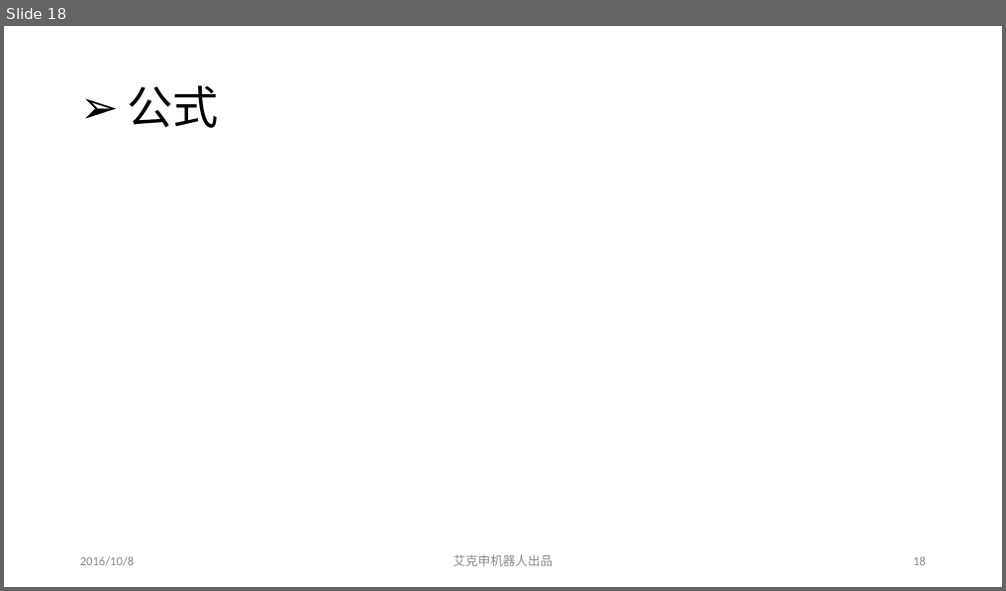
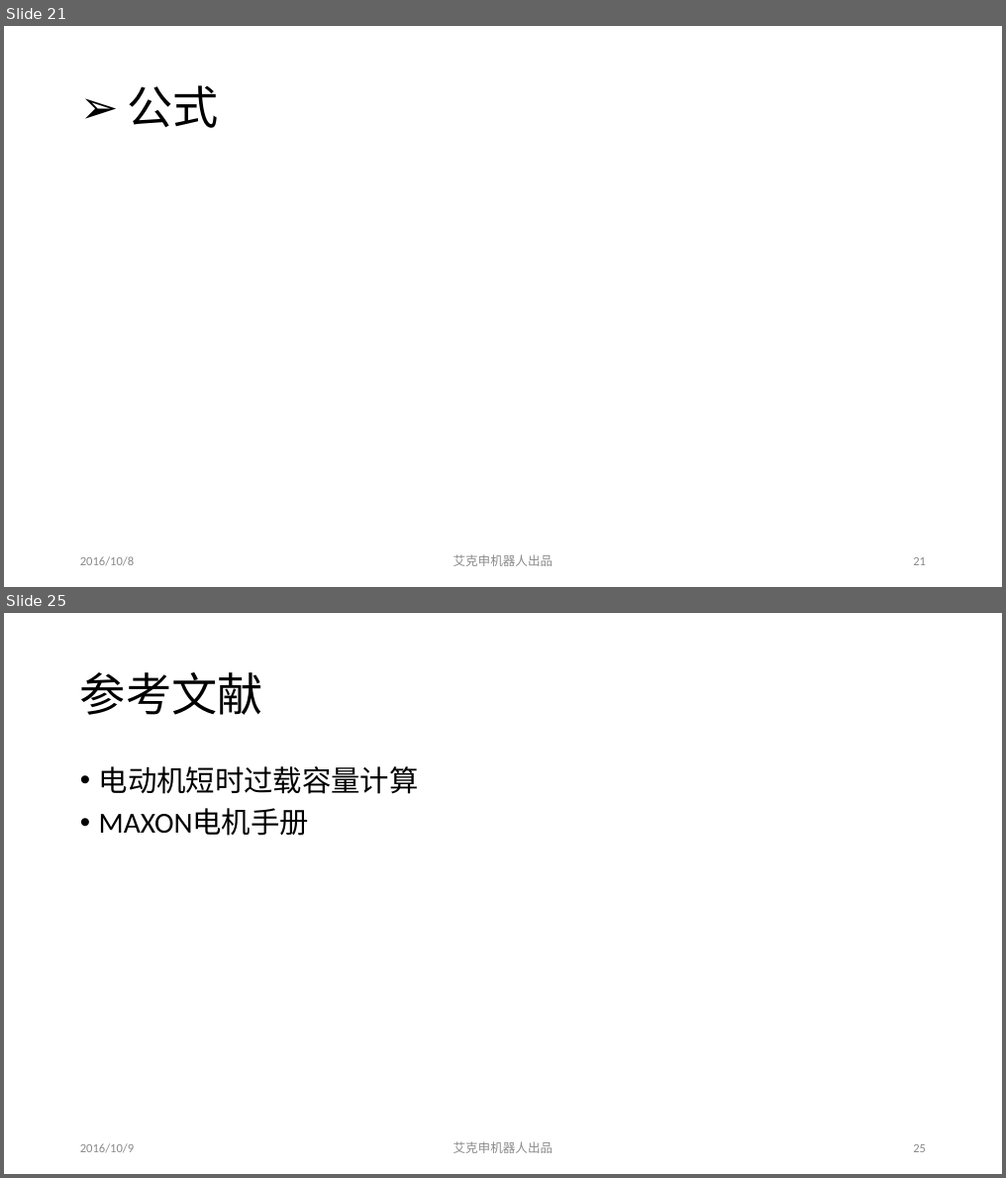
Before and after one commit to action-robot/MotionSDK, a slide deck: Doc/电机手册讲解.pptx. Shown one above the other, each under a label of ours: slide 18 before the commit, slides 21 and 25 after it; the slides between them are not shown. The pictures are 1006x591 and 1006x1178 pixels, drawn with LibreOffice and Linux fonts; fonts in the diff are those of the drawing; grey boxes stand for pictures; background and template pictures are left out. Boxes give left, top, right and bottom in pixels: in the first picture for what was removed or moved away, otherwise in the second. Text is boxed around its words. In the diff, an @@ line names an element or a change of style, - is before the commit and + after.

```diff
--- a/Doc/电机手册讲解.pptx
+++ b/Doc/电机手册讲解.pptx
@@ slide 25 added at bbox=[4, 613, 1002, 1174], background #FFFFFF @@
@@ title added at bbox=[80, 672, 263, 715], 44 pt, text #000000 @@
+参考文献
@@ text added at bbox=[99, 766, 419, 836], 28 pt, text #000000 @@
+• 电动机短时过载容量计算
+• MAXON电机手册
@@ text added at bbox=[80, 1144, 134, 1154], 12 pt, text #8C8C8C @@
+2016/10/9
@@ text added at bbox=[453, 1142, 553, 1154], 12 pt, text #8C8C8C @@
+艾克申机器人出品
@@ page number added at bbox=[913, 1145, 926, 1153], 12 pt, text #8C8C8C @@
+25
@@ what was slide 18 is now slide 21 @@
@@ page number at bbox=[913, 558, 926, 566]: text changed @@
-18
+21
```
Also in this commit, not shown: 6 other slides added, 4 other files.
